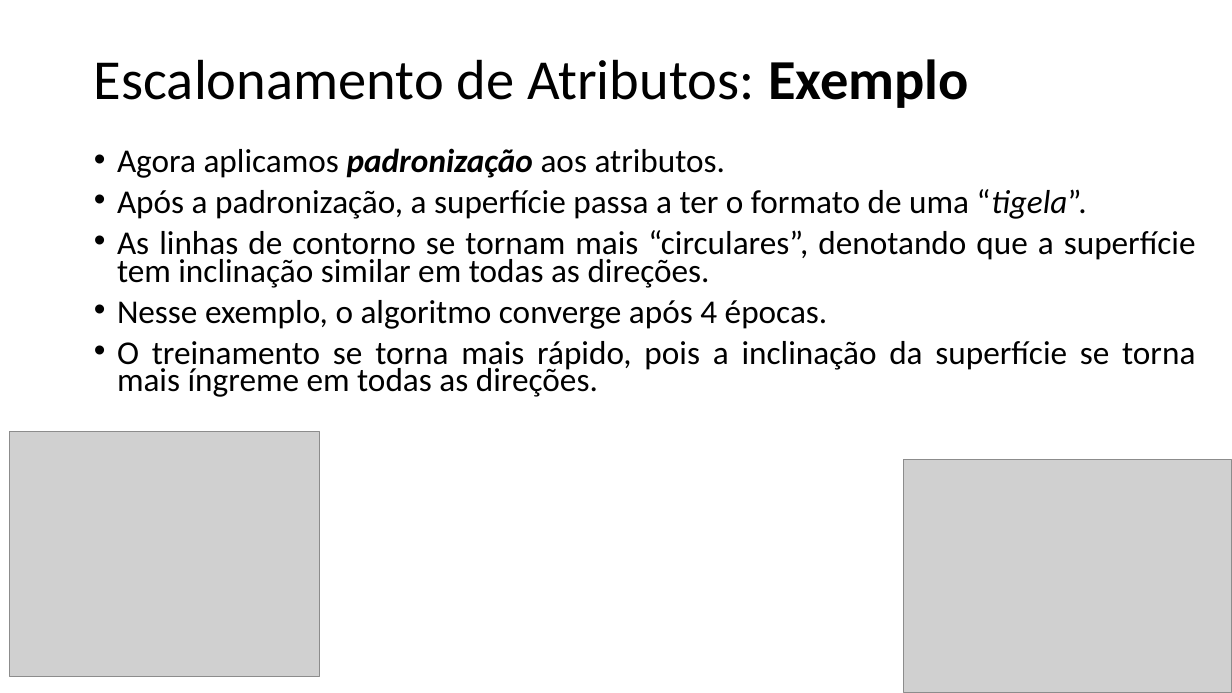
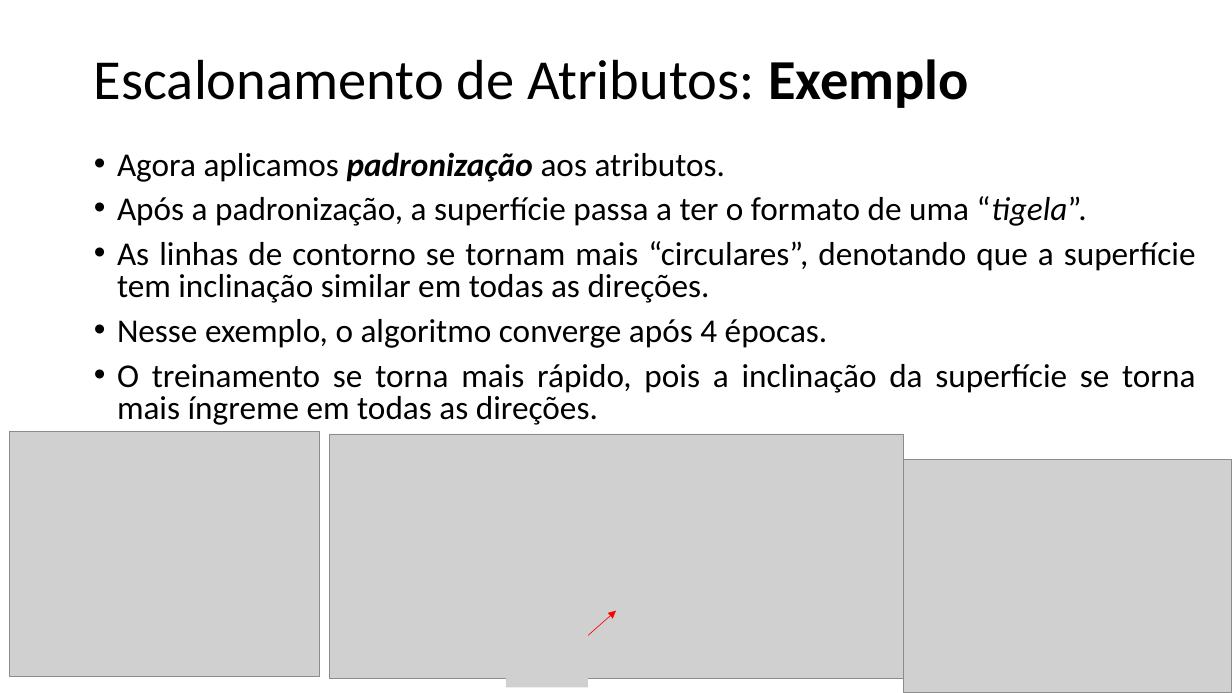
Before and after one commit to zz4fap/t319_aprendizado_de_maquina, a slide deck: slide 10 of slides/T319_Regressão_Linear (Escalonamento de Atributos).pptx. Drawn at 1232x693 pixels with LibreOffice and Linux fonts; fonts in the diff are those of the drawing; grey boxes stand for pictures. Boxes give left, top, right and bottom in pixels: in the first picture for what was removed or moved away, otherwise in the second. Text is boxed around its words. In the diff, an @@ line names an element or a change of style, - is before the commit and + after.

```diff
--- a/slides/T319_Regressão_Linear (Escalonamento de Atributos).pptx
+++ b/slides/T319_Regressão_Linear (Escalonamento de Atributos).pptx
@@ text "Agora aplicamos padronização aos atributos." at [117, 152, 1196, 425]: line spacing 0.7 to 0.8 @@
@@ picture added at [330, 434, 904, 679] @@
@@ picture added at [506, 628, 589, 688] @@
@@ arrow added from (563, 658) to (616, 611), #FF0000 0.5 pt @@
```
Also in this commit, not shown: 3 other slides changed, 3 other files.
